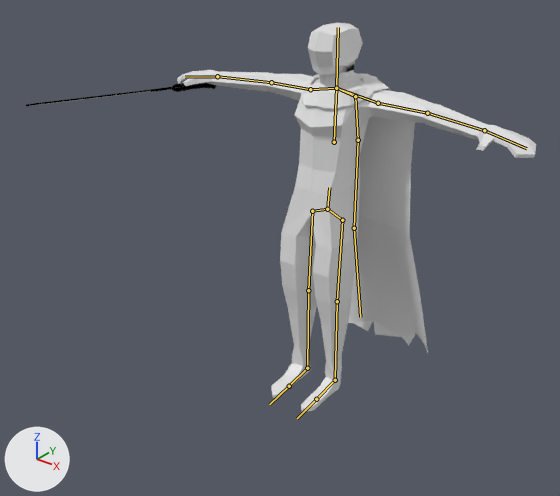
The FBX model Assets/Assets/SwordGuy.fbx: old version first, new version second.
The view is the same before and after, from a 50 mm lens placed at (2.11, -3.07, 2.66), pointed at (-0.21, -0.17, 0.87). Lighting does not change. The marker at lower left points along +X, +Y and +Z. The first picture is the older version. The bones that change, and the others that lie on the model, are drawn over the model as lines.

Names of what the first picture shows: 'Cape', 'Fighter', 'Sword'.
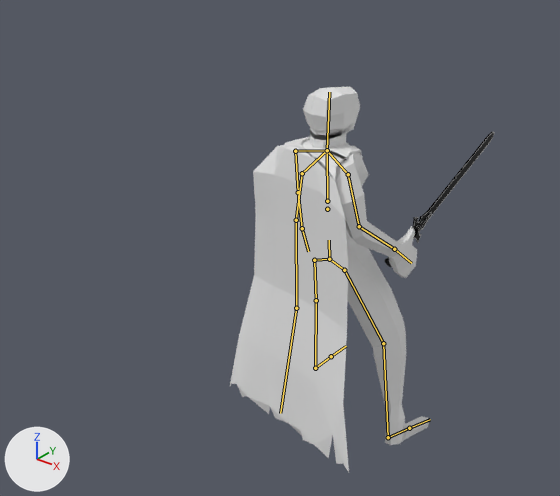
The newer file adds an action. The first version stands in its rest pose; the second is drawn at frame 12 of the action 'Armature.002|TurnAround'.

Scene script edits in JSON lines:
```json
{"block": "bone_bone", "where": "bone_bone = bpy.data.objects['Armature.002'].pose.bones['Bone']"}
{"op": "set", "path": "bone_bone.location", "old": "(0.0, 0.0, 0.0)", "new": "(0.021, -0.278, -0.035)"}
{"op": "set", "path": "bone_bone.rotation_quaternion", "old": "(1.0, 0.0, 0.0, 0.0)", "new": "(0.101, 0.0, -0.987, -0.122)", "note": "degrees (0, 0, 0) -> degrees (-14, -168, 1)"}
{"block": "bone_bone_001", "where": "bone_bone_001 = bpy.data.objects['Armature.002'].pose.bones['Bone.001']  # child of 'Bone'"}
{"op": "set", "path": "bone_bone_001.rotation_quaternion", "old": "(1.0, 0.0, 0.0, 0.0)", "new": "(0.982, 0.0, -0.187, -0.007)", "note": "degrees (0, 0, 0) -> degrees (0, -22, -1)"}
{"block": "bone_shoulder_l", "where": "bone_shoulder_l = bpy.data.objects['Armature.002'].pose.bones['shoulder.L']  # child of 'Bone.001'"}
{"op": "set", "path": "bone_shoulder_l.rotation_quaternion", "old": "(1.0, 0.0, 0.0, 0.0)", "new": "(0.996, 0.092, 0.021, 0.002)", "note": "degrees (0, 0, 0) -> degrees (11, 2, 0)"}
{"block": "bone_upperarm_l", "where": "bone_upperarm_l = bpy.data.objects['Armature.002'].pose.bones['upperArm.L']  # child of 'shoulder.L'"}
{"op": "set", "path": "bone_upperarm_l.rotation_quaternion", "old": "(1.0, 0.0, 0.0, 0.0)", "new": "(0.677, -0.207, -0.369, -0.602)", "note": "degrees (0, 0, 0) -> degrees (14, -49, -90)"}
{"block": "bone_upperarm_r", "where": "bone_upperarm_r = bpy.data.objects['Armature.002'].pose.bones['upperArm.R']  # child of 'shoulder.R'"}
{"op": "set", "path": "bone_upperarm_r.rotation_quaternion", "old": "(1.0, 0.0, 0.0, 0.0)", "new": "(0.789, 0.101, -0.068, 0.603)", "note": "degrees (0, 0, 0) -> degrees (5, -13, 74)"}
{"block": "bone_forearm_r", "where": "bone_forearm_r = bpy.data.objects['Armature.002'].pose.bones['forearm.R']  # child of 'upperArm.R'"}
{"op": "set", "path": "bone_forearm_r.rotation_quaternion", "old": "(1.0, 0.0, 0.0, 0.0)", "new": "(0.955, 0.285, 0.079, -0.003)", "note": "degrees (0, 0, 0) -> degrees (33, 9, 2)"}
{"block": "bone_hip_l", "where": "bone_hip_l = bpy.data.objects['Armature.002'].pose.bones['hip.L']  # child of 'Bone'"}
{"op": "set", "path": "bone_hip_l.rotation_quaternion", "old": "(1.0, 0.0, 0.0, 0.0)", "new": "(0.996, 0.0, 0.029, -0.086)", "note": "degrees (0, 0, 0) -> degrees (0, 3, -10)"}
{"block": "bone_upperleg_l", "where": "bone_upperleg_l = bpy.data.objects['Armature.002'].pose.bones['upperLeg.L']  # child of 'hip.L'"}
{"op": "set", "path": "bone_upperleg_l.rotation_quaternion", "old": "(1.0, 0.0, 0.0, 0.0)", "new": "(0.968, 0.149, 0.019, -0.202)", "note": "degrees (0, 0, 0) -> degrees (16, 6, -23)"}
{"block": "bone_lowerleg_l", "where": "bone_lowerleg_l = bpy.data.objects['Armature.002'].pose.bones['lowerLeg.L']  # child of 'upperLeg.L'"}
{"op": "set", "path": "bone_lowerleg_l.rotation_quaternion", "old": "(1.0, 0.0, 0.0, 0.0)", "new": "(0.978, -0.127, -0.011, 0.166)", "note": "degrees (0, 0, 0) -> degrees (-15, 1, 19)"}
{"block": "bone_hip_r", "where": "bone_hip_r = bpy.data.objects['Armature.002'].pose.bones['hip.R']  # child of 'Bone'"}
{"op": "set", "path": "bone_hip_r.rotation_quaternion", "old": "(1.0, 0.0, 0.0, 0.0)", "new": "(0.996, 0.0, 0.029, -0.086)", "note": "degrees (0, 0, 0) -> degrees (0, 3, -10)"}
{"block": "bone_upperleg_r", "where": "bone_upperleg_r = bpy.data.objects['Armature.002'].pose.bones['upperLeg.R']  # child of 'hip.R'"}
{"op": "set", "path": "bone_upperleg_r.rotation_quaternion", "old": "(1.0, 0.0, 0.0, 0.0)", "new": "(0.968, 0.246, 0.006, 0.05)", "note": "degrees (0, 0, 0) -> degrees (29, -1, 6)"}
{"block": "bone_lowerleg_r", "where": "bone_lowerleg_r = bpy.data.objects['Armature.002'].pose.bones['lowerLeg.R']  # child of 'upperLeg.R'"}
{"op": "set", "path": "bone_lowerleg_r.rotation_quaternion", "old": "(1.0, 0.0, 0.0, 0.0)", "new": "(0.977, -0.083, 0.016, -0.194)", "note": "degrees (0, 0, 0) -> degrees (-10, 0, -22)"}
{"block": "bone_foot_r", "where": "bone_foot_r = bpy.data.objects['Armature.002'].pose.bones['foot.R']  # child of 'lowerLeg.R'"}
{"op": "set", "path": "bone_foot_r.rotation_quaternion", "old": "(1.0, 0.0, 0.0, 0.0)", "new": "(0.977, 0.006, 0.182, 0.109)", "note": "degrees (0, 0, 0) -> degrees (3, 21, 13)"}
```

What differs and where, as boxes (x1, y1, x2, y2) in the pictures (560 x 496 px):
```json
{"object": "Cape", "change": "posed", "before": [302, 72, 428, 353], "after": [230, 137, 363, 472], "on screen": "19% taller"}
{"object": "Fighter", "change": "posed", "before": [177, 22, 536, 412], "after": [302, 87, 429, 445]}
{"object": "Sword", "change": "posed", "before": [26, 83, 216, 106], "after": [384, 132, 495, 267]}
{"bone": "Bone", "before": "(327, 209) to (329, 187)", "after": "(329, 259) to (329, 240)"}
{"bone": "Bone.001", "before": "(334, 142) to (336, 88)", "after": "(327, 201) to (327, 150)"}
{"bone": "shoulder.L", "before": "(336, 88) to (378, 103)", "after": "(327, 150) to (295, 151)"}
{"bone": "upperArm.L", "before": "(378, 103) to (427, 113)", "after": "(295, 151) to (298, 192)"}
{"bone": "upperArm.R", "before": "(310, 89) to (271, 82)", "after": "(348, 174) to (359, 226)"}
{"bone": "forearm.R", "before": "(271, 82) to (217, 76)", "after": "(359, 226) to (394, 249)"}
{"bone": "hip.L", "before": "(327, 209) to (342, 220)", "after": "(329, 259) to (314, 260)"}
{"bone": "upperLeg.L", "before": "(342, 220) to (337, 301)", "after": "(314, 260) to (316, 300)"}
{"bone": "lowerLeg.L", "before": "(337, 301) to (335, 380)", "after": "(316, 300) to (315, 368)"}
{"bone": "hip.R", "before": "(327, 209) to (312, 211)", "after": "(329, 259) to (344, 270)"}
{"bone": "upperLeg.R", "before": "(312, 211) to (308, 290)", "after": "(344, 270) to (383, 343)"}
{"bone": "lowerLeg.R", "before": "(308, 290) to (307, 368)", "after": "(383, 343) to (388, 437)"}
{"bone": "foot.R", "before": "(307, 368) to (289, 386)", "after": "(388, 437) to (409, 428)"}
```
